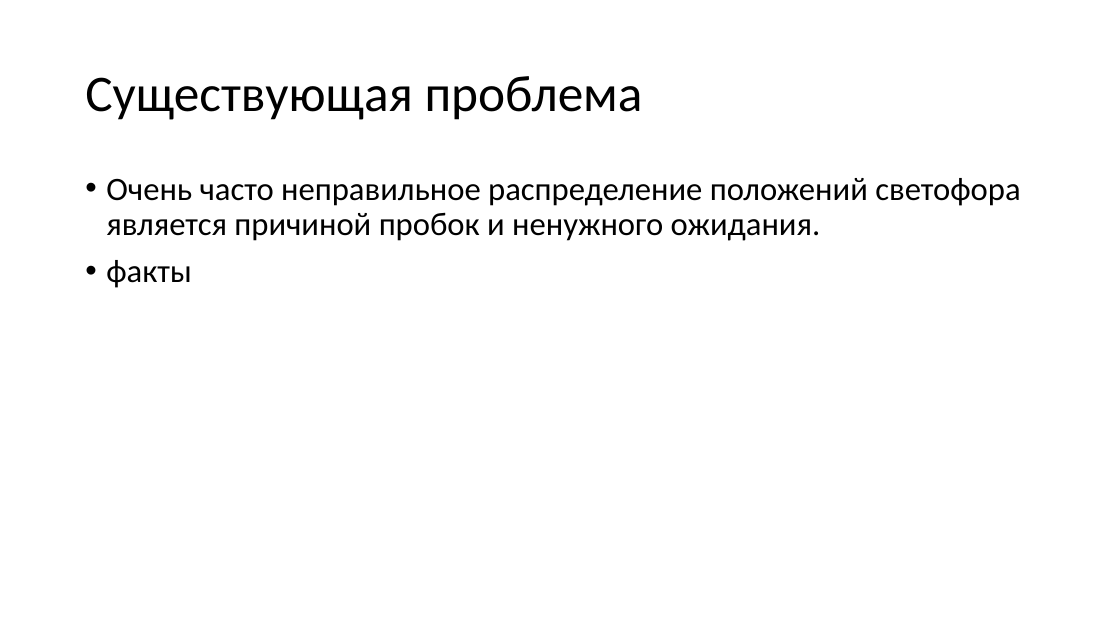
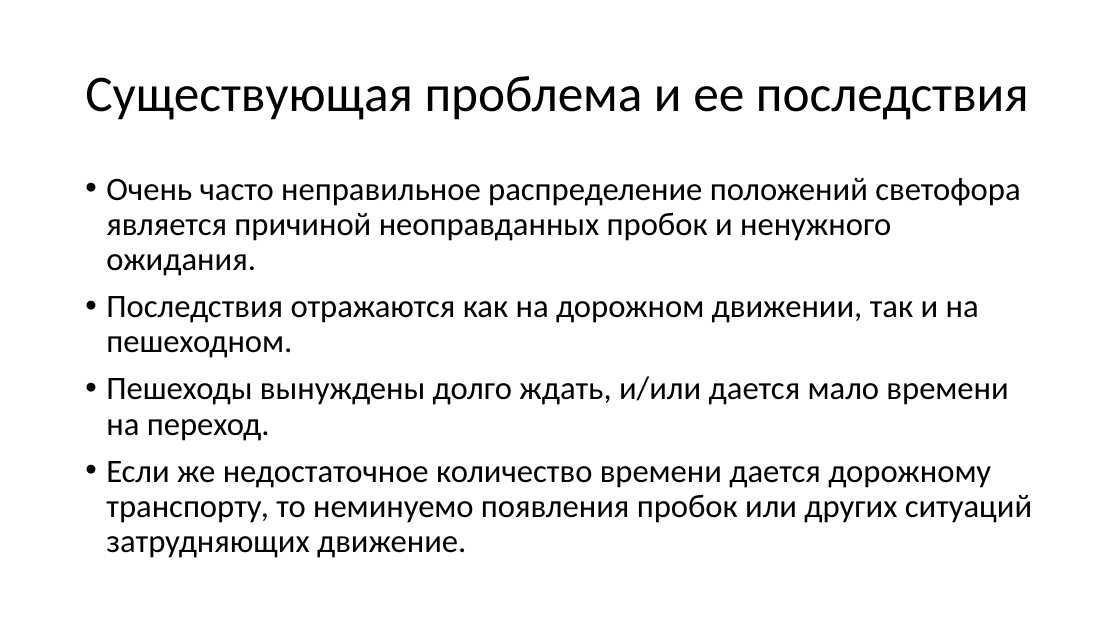
Before and after one commit to sergei-filippov/rbtrffc, a slide deck: slide 3 of Проект_светофор/презента.pptx. Drawn at 1120x630 pixels with LibreOffice and Linux fonts; fonts in the diff are those of the drawing. Boxes give left, top, right and bottom in pixels: in the first picture for what was removed or moved away, otherwise in the second. Text is boxed around its words. In the diff, an @@ line names an element or a change of style, - is before the commit and + after.

```diff
--- a/Проект_светофор/презента.pptx
+++ b/Проект_светофор/презента.pptx
@@ title at bbox=[85, 76, 1029, 120]: text changed @@
-Существующая проблема
+Существующая проблема и ее последствия
@@ text at bbox=[106, 178, 1032, 558]: text changed @@
-• Очень часто неправильное распределение положений светофора является причиной пробок и ненужного ожидания.
-• факты
+• Очень часто неправильное распределение положений светофора является причиной неоправданных пробок и ненужного ожидания.
+• Последствия отражаются как на дорожном движении, так и на пешеходном.
+• Пешеходы вынуждены долго ждать, и/или дается мало времени на переход.
+• Если же недостаточное количество времени дается дорожному транспорту, то неминуемо появления пробок или других ситуаций затрудняющих движение.
```
Also in this commit, not shown: 2 other slides changed, 1 slide added, 1 slide removed.
